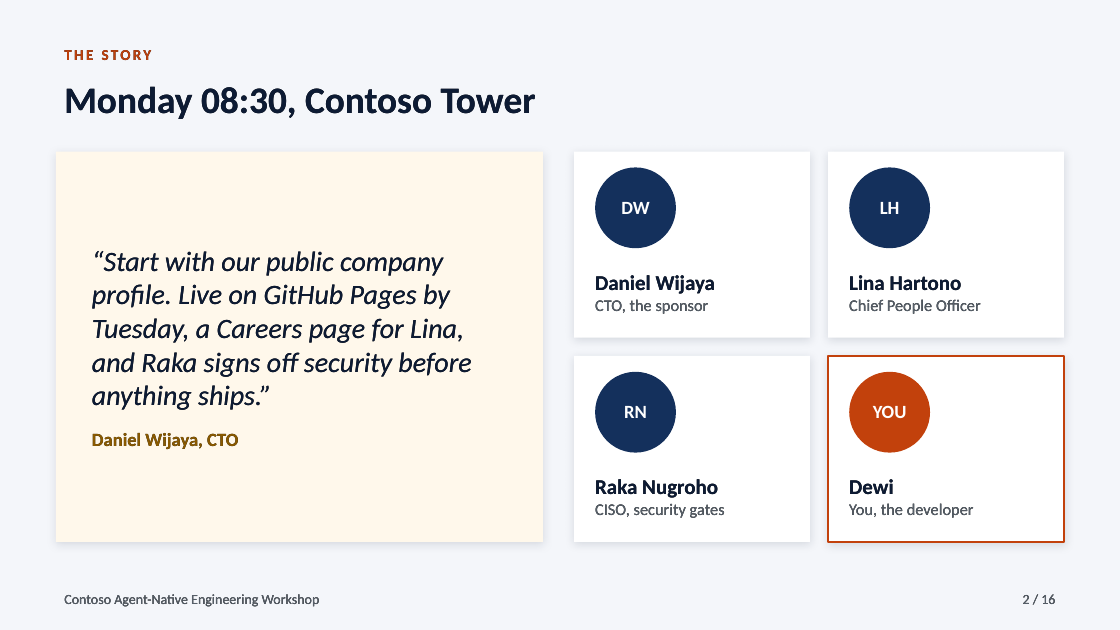
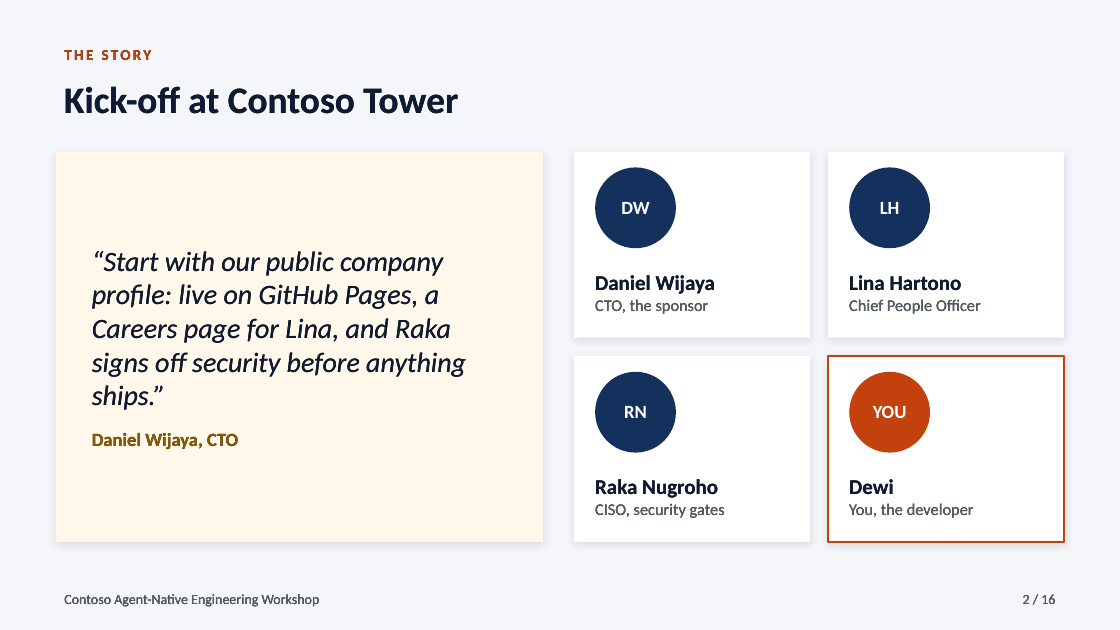
Before and after one commit to ibranibeny/gh-agentic-engineering-workshop, a slide deck: slide 2 of downloads/contoso-agent-native-engineering-workshop.pptx. Drawn at 1120x630 pixels with LibreOffice and Linux fonts; fonts in the diff are those of the drawing. Boxes give left, top, right and bottom in pixels: in the first picture for what was removed or moved away, otherwise in the second. Text is boxed around its words. In the diff, an @@ line names an element or a change of style, - is before the commit and + after.

```diff
--- a/downloads/contoso-agent-native-engineering-workshop.pptx
+++ b/downloads/contoso-agent-native-engineering-workshop.pptx
@@ text at [64,86,458,114]: text changed @@
-Monday 08:30, Contoso Tower
+Kick-off at Contoso Tower
@@ text at [92,251,466,410]: text changed @@
-“Start with our public company profile. Live on GitHub Pages by Tuesday, a Careers page for Lina, and Raka signs off security before anything ships.”
+“Start with our public company profile: live on GitHub Pages, a Careers page for Lina, and Raka signs off security before anything ships.”
```
Also in this commit, not shown: 11 other slides changed.
